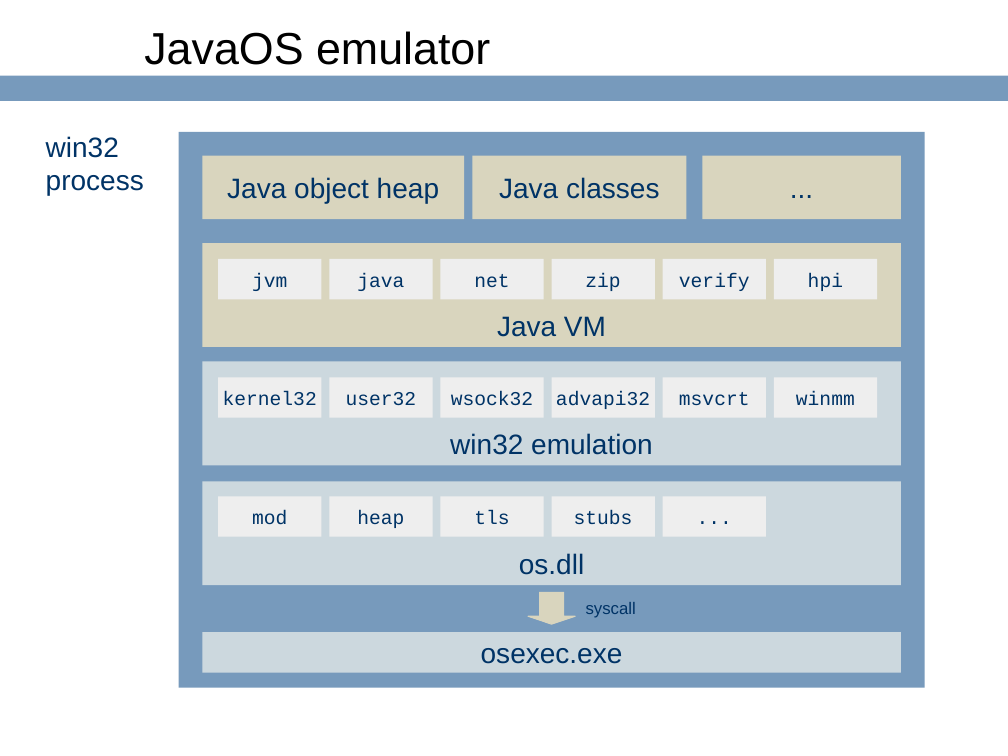
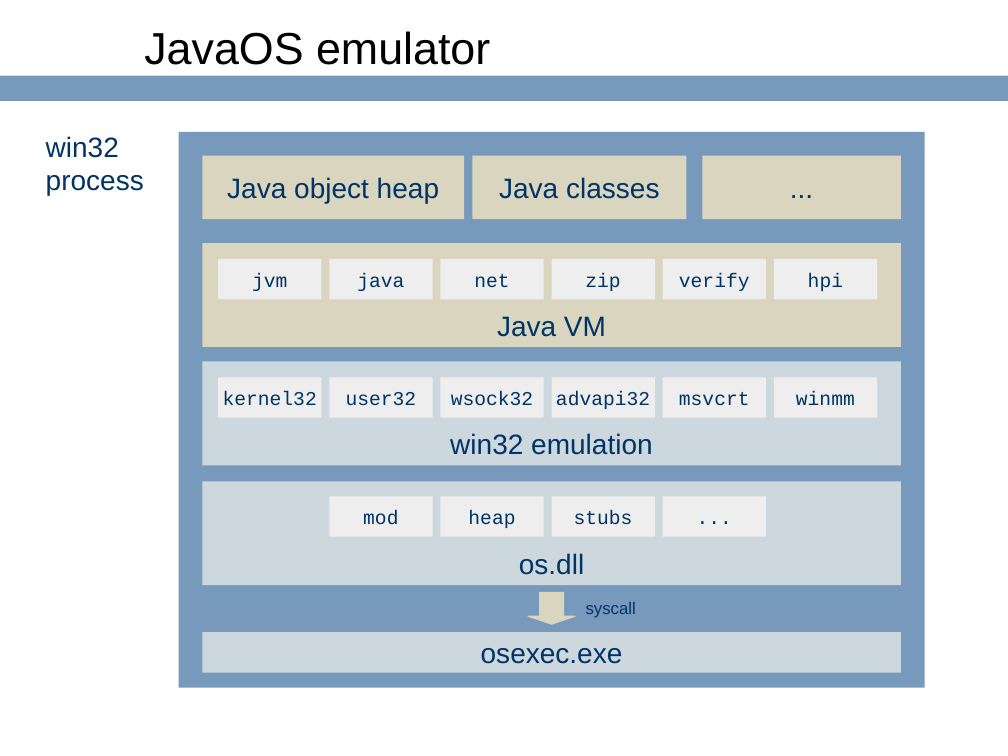
Before and after one commit to ringgaard/sanos, a slide deck: slide 13 of doc/jbox-jaoo.ppt (slide 12 before the commit). Drawn at 1008x756 pixels with LibreOffice and Linux fonts; fonts in the diff are those of the drawing; background and template pictures are left out. Boxes give left, top, right and bottom in pixels: in the first picture for what was removed or moved away, otherwise in the second. Text is boxed around its words. In the diff, an @@ line names an element or a change of style, - is before the commit and + after.

```diff
--- a/doc/jbox-jaoo.ppt
+++ b/doc/jbox-jaoo.ppt
@@ rectangle "mod": place and size @@
-rectangle "mod" at [218, 496, 321, 536]
+rectangle "mod" at [330, 496, 432, 536]
@@ rectangle "heap": place and size @@
-rectangle "heap" at [330, 496, 432, 536]
+rectangle "heap" at [440, 496, 543, 536]
@@ rectangle removed at [440, 496, 543, 536] @@
-tls
```
Also in this commit, not shown: 3 other slides changed, 6 slides added, 1 other file.
